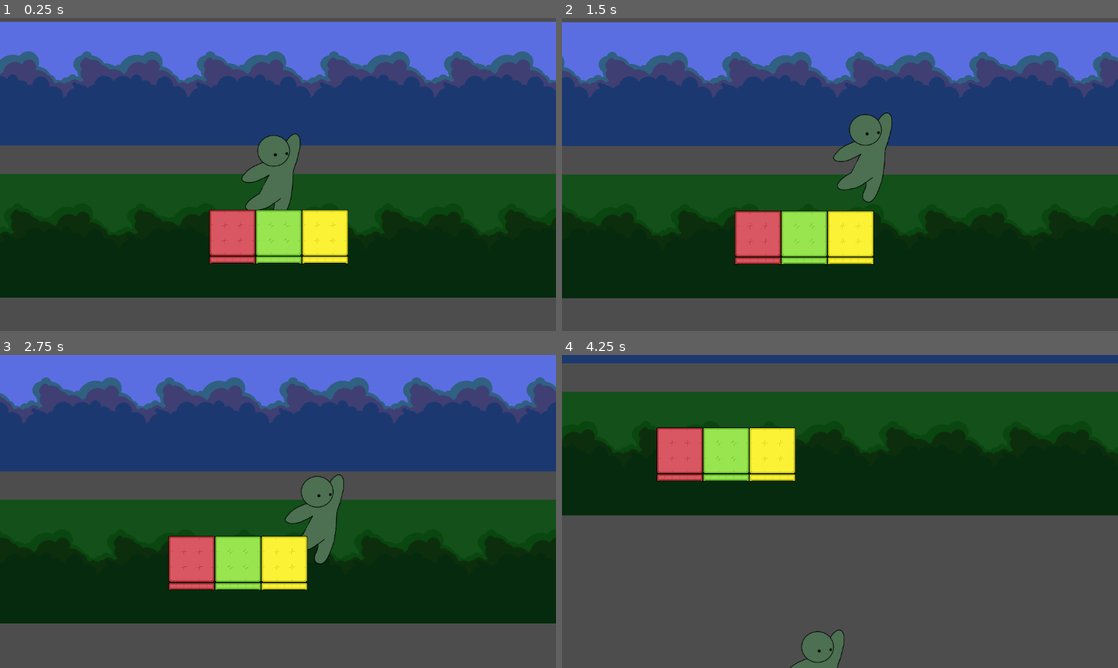
Above: before the commit, frames 1-4 (two rows, left to right).
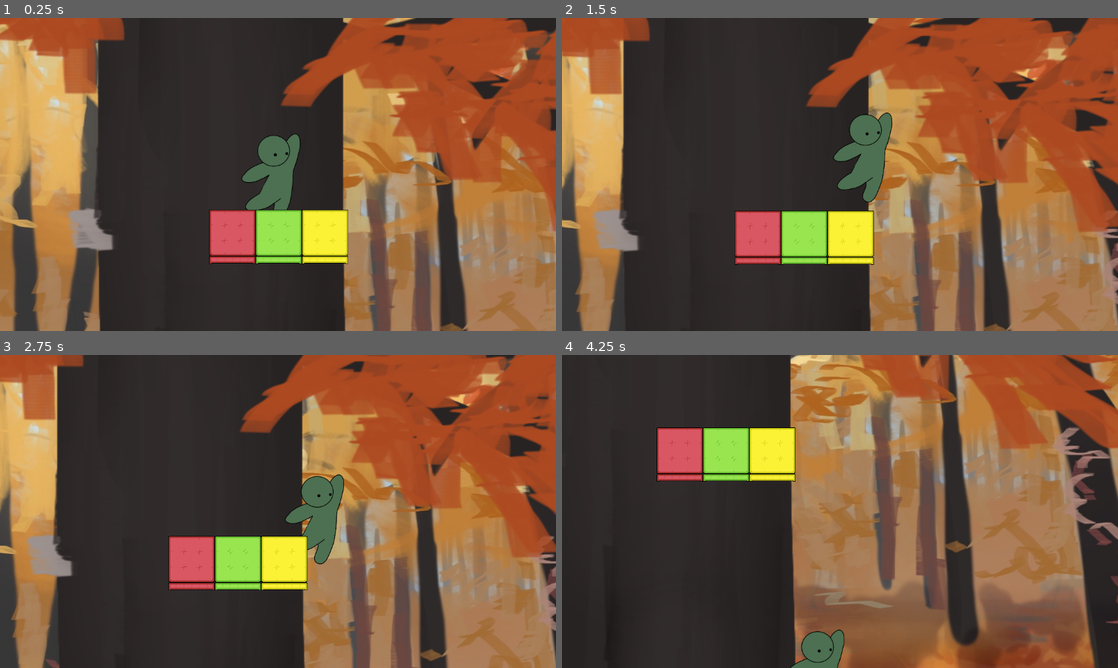
Above: after the commit, the same moments.

Repository: Red-Wool/CozyGameJam2025
Game: Godot game, scene res://world_scene.tscn
Two runs of this game, one before a commit and one after it. Both use one fixed random seed, a clock stepped at 60 frames per second and the inputs below.
Inputs:
- Up to frame 1 (0.25 s): no input
- Up to frame 2 (1.5 s): hold D (right) 0.53-1.28 s; tap W (glide) at 0.6, 1.35 s; tap Space (jump) at 0.77 s; hold A (left) from 1.28 s (still down)
- Up to frame 3 (2.75 s): tap Space (jump) at 1.52 s; release A (left) at 2.03 s; hold D (right) from 2.03 s (still down); tap W (glide) at 2.1 s
- Up to frame 4 (4.25 s): tap W (glide) at 2.85, 3.6 s; tap Space (jump) at 3.02, 3.77 s; release D (right) at 3.53 s; hold A (left) from 3.53 s (still down)

The runs differ from the first frame. In frame 1, 93% of the frame differs, in the area x 0-100%, y 0-100%; in frame 2, 93%; in frame 3, 93%; in frame 4, 94%.

Commit message:
SFX and parallex updated to world scene

Diff:
--- a/world_scene.tscn
+++ b/world_scene.tscn
@@ -1,8 +1,9 @@
-[gd_scene load_steps=9 format=3 uid="uid://ci01t4y7841nj"]
+[gd_scene load_steps=10 format=3 uid="uid://ci01t4y7841nj"]
 
 [ext_resource type="Script" uid="uid://dp10ublv68ard" path="res://Camera.gd" id="1_4qeqg"]
-[ext_resource type="Texture2D" uid="uid://chijj3lkgctan" path="res://Art/BaseballBG.png" id="2_3gybg"]
+[ext_resource type="Texture2D" uid="uid://oru7j7dnb3ip" path="res://Assets/UI/fallbg.png" id="2_ua7ix"]
 [ext_resource type="Script" uid="uid://cy1hqn05suj1t" path="res://Player.gd" id="3_77iun"]
+[ext_resource type="Texture2D" uid="uid://cggx4tm02qoir" path="res://Assets/tree_branch_clear.PNG" id="3_ua7ix"]
 [ext_resource type="Texture2D" uid="uid://bg60h45j7fn4v" path="res://Assets/PlayerAssetPNG/leafBase.png" id="4_3gybg"]
 [ext_resource type="Script" path="res://collision.gd" id="5_3gybg"]
 [ext_resource type="Texture2D" uid="uid://crk1opa2sn72e" path="res://Art/TempGround.png" id="5_cbn5i"]
@@ -23,22 +24,22 @@
 [node name="Background" type="Node2D" parent="."]
 
 [node name="Background" type="Parallax2D" parent="Background"]
-scroll_offset = Vector2(0, -374)
-repeat_size = Vector2(512, 0)
+scroll_scale = Vector2(0.5, 1)
+repeat_size = Vector2(4978, 0)
 repeat_times = 8
 
 [node name="Sprite2D" type="Sprite2D" parent="Background/Background"]
-texture = ExtResource("2_3gybg")
+scale = Vector2(2, 2)
+texture = ExtResource("2_ua7ix")
 
 [node name="Background2" type="Parallax2D" parent="Background"]
-scroll_scale = Vector2(0.5, 1)
 scroll_offset = Vector2(0, 256)
-repeat_size = Vector2(512, 0)
+repeat_size = Vector2(2978, 0)
 repeat_times = 8
 
 [node name="Sprite2D" type="Sprite2D" parent="Background/Background2"]
-modulate = Color(0.20878002, 0.73, 0.116800025, 1)
-texture = ExtResource("2_3gybg")
+scale = Vector2(4, 4)
+texture = ExtResource("3_ua7ix")
 
 [node name="Player" type="CharacterBody2D" parent="."]
 script = ExtResource("3_77iun")
Binary file added: Assets/tree_branch_clear.PNG
Not shown, added: Assets/tree_branch_clear.PNG.import
Not shown, added: Audio/leaf pick up sound.mp3.import
Not shown, added: Audio/lil guy talking.mp3.import
Not shown, added: Audio/mushroom boing.mp3.import
Not shown, added: Audio/wind and outdoori ambiance.mp3.import
Not shown, added: Audio/leaf pick up sound.mp3
Not shown, added: Audio/lil guy talking.mp3
Not shown, added: Audio/mushroom boing.mp3
Not shown, added: Audio/wind and outdoori ambiance.mp3
